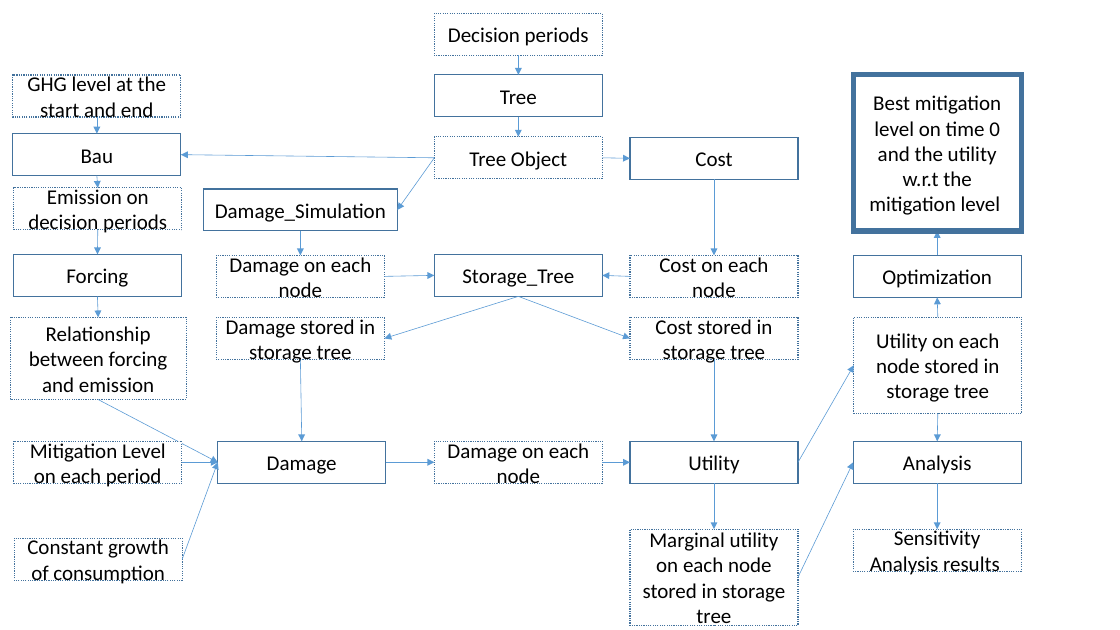
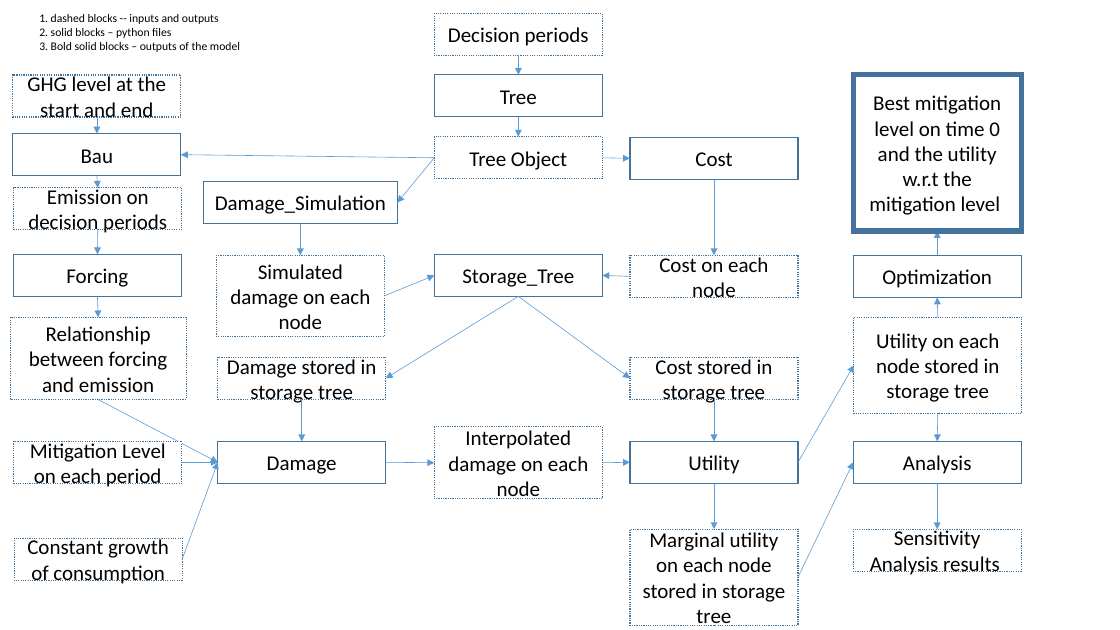
Before and after one commit to Yili-Yang/Litterman_Carbon_Pricing, a slide deck: slide 1 of flowchart/flowchart.pptx. Drawn at 1120x630 pixels with LibreOffice and Linux fonts; fonts in the diff are those of the drawing. Boxes give left, top, right and bottom in pixels: in the first picture for what was removed or moved away, otherwise in the second. Text is boxed around its words. In the diff, an @@ line names an element or a change of style, - is before the commit and + after.

Commit message:
flowchart with reading instructions

```diff
--- a/flowchart/flowchart.pptx
+++ b/flowchart/flowchart.pptx
@@ text added at (x1=39, y1=14, x2=240, y2=52), 10 pt, text #000000 @@
+1. dashed blocks -- inputs and outputs
+2. solid blocks – python files
+3. Bold solid blocks – outputs of the model
@@ arrow moved from (434, 158) - (397, 210) to (434, 158) - (397, 202) @@
@@ rectangle "Damage_Simulation" moved from (x1=203, y1=189, x2=397, y2=231) to (x1=203, y1=181, x2=397, y2=223) @@
@@ arrow moved from (301, 231) - (301, 255) to (301, 223) - (301, 255) @@
@@ rectangle "Simulated damage on each node" resized from (x1=217, y1=255, x2=385, y2=297) to (x1=217, y1=255, x2=385, y2=336) @@
@@ text in rectangle at (x1=230, y1=264, x2=370, y2=329): text changed @@
-Damage on each node
+Simulated damage on each node
@@ arrow moved from (385, 276) - (434, 276) to (385, 296) - (434, 276) @@
@@ arrow moved from (518, 297) - (385, 339) to (518, 297) - (386, 378) @@
@@ arrow moved from (518, 297) - (630, 339) to (518, 297) - (630, 378) @@
@@ rectangle "Damage stored in storage tree" moved from (x1=217, y1=318, x2=385, y2=360) to (x1=218, y1=357, x2=386, y2=399) @@
@@ rectangle "Cost stored in storage tree" moved from (x1=630, y1=318, x2=798, y2=360) to (x1=630, y1=357, x2=798, y2=399) @@
@@ arrow moved from (301, 360) - (302, 441) to (302, 399) - (302, 441) @@
@@ arrow moved from (714, 360) - (714, 441) to (714, 399) - (714, 441) @@
@@ rectangle "Interpolated damage on each node" resized from (x1=434, y1=441, x2=602, y2=483) to (x1=434, y1=427, x2=602, y2=499) @@
@@ text in rectangle at (x1=448, y1=430, x2=588, y2=499): text changed @@
-Damage on each node
+Interpolated damage on each node
```
